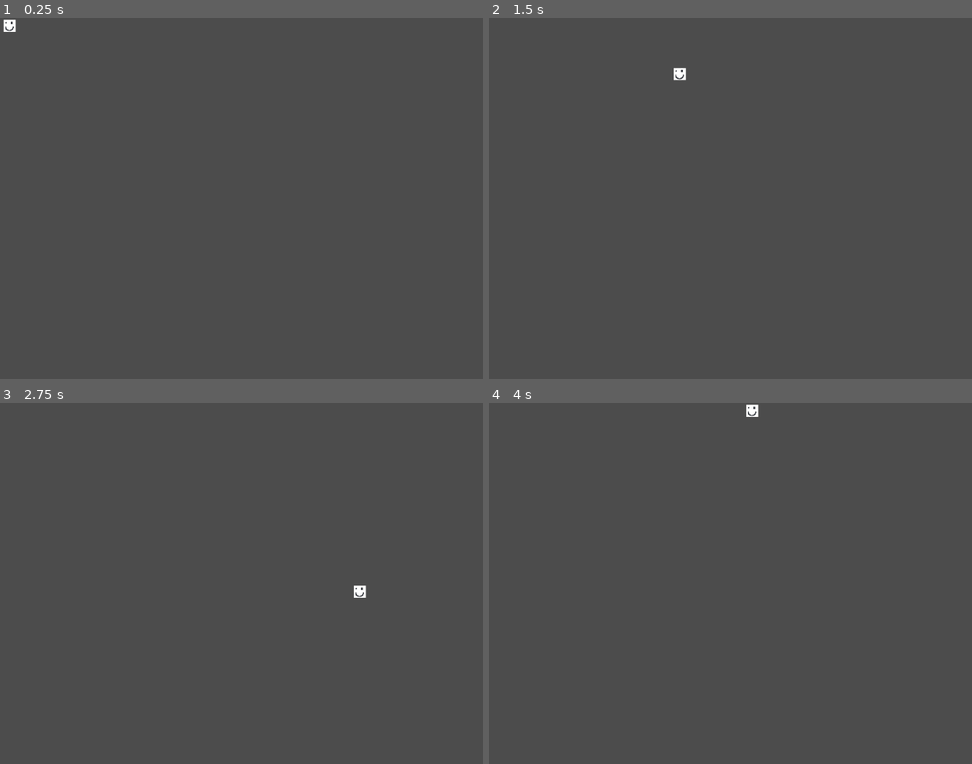
Above: before the commit, frames 1-4 (two rows, left to right).
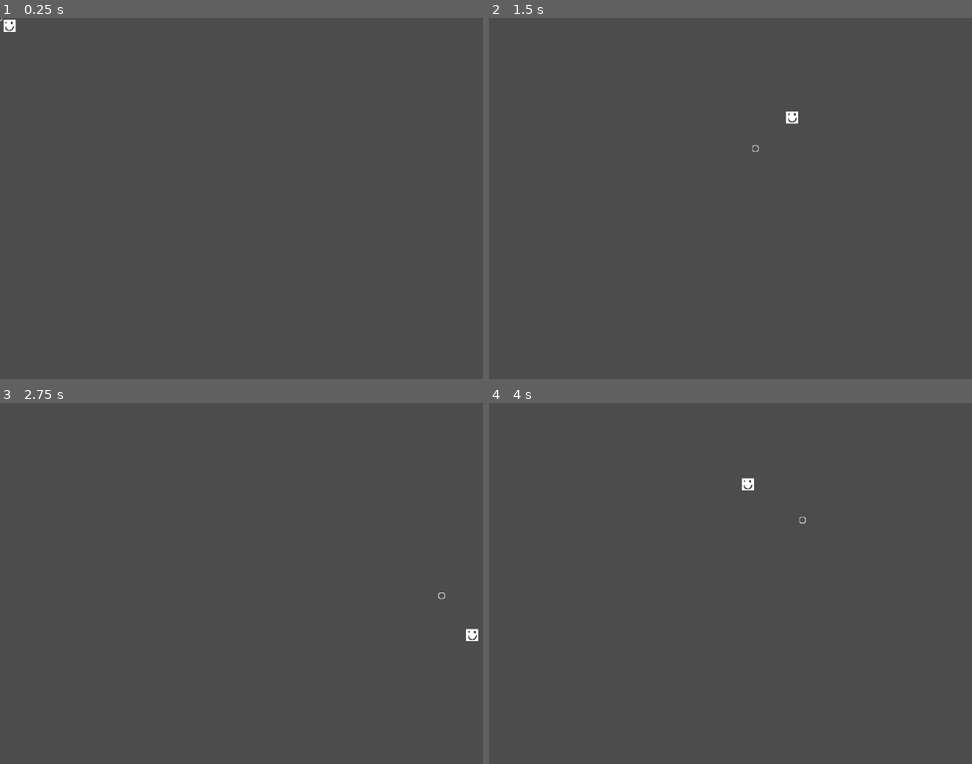
Above: after the commit, the same moments.

Repository: ottomated/codeday-2019
Game: Godot game, scene res://Board.tscn
Same seed, same stepped clock (60 frames per second), same inputs: the game is played once before the commit and once after it.
Inputs (mouse positions are in pixels of both pictures, inside the frame that each line leads up to):
- Up to frame 1 (0.25 s): no input
- Up to frame 2 (1.5 s): tap Enter at 0.5 s; move the mouse to (933, 180) at 0.52 s; hold Right (ui_right) 0.53-1.28 s; click (933, 180) at 0.67 s; move the mouse to (672, 216) at 1.27 s; hold Down (ui_down) from 1.28 s (still down); click (672, 216) at 1.42 s
- Up to frame 3 (2.75 s): move the mouse to (371, 504) at 2.02 s; release Down (ui_down) at 2.03 s; hold Right (ui_right) from 2.03 s (still down); click (371, 504) at 2.17 s
- Up to frame 4 (4 s): move the mouse to (769, 655) at 2.77 s; release Right (ui_right) at 2.78 s; hold Up (ui_up) 2.78-3.53 s; click (769, 655) at 2.92 s; move the mouse to (outside the picture) at 3.52 s; hold Left (ui_left) from 3.53 s (still down); click (outside the picture) at 3.67 s

The runs differ from the first frame. In frame 1, less than 0.1% of the frame differs, in the area x 0-1%, y 0-1%; in frame 2, 0.2%, in the area x 38-64%, y 13-38%; in frame 3, 0.2%; in frame 4, 0.2%.

Commit message:
basic dash and indicator

Diff:
--- a/Board.tscn
+++ b/Board.tscn
@@ -1,23 +1,7 @@
-[gd_scene load_steps=4 format=2]
+[gd_scene load_steps=2 format=2]
 
-[ext_resource path="res://Player.gd" type="Script" id=1]
-[ext_resource path="res://player.png" type="Texture" id=2]
-
-[sub_resource type="RectangleShape2D" id=1]
+[ext_resource path="res://Player.tscn" type="PackedScene" id=1]
 
 [node name="Board" type="Node2D"]
 
-[node name="Player" type="KinematicBody2D" parent="."]
-position = Vector2( 15.6906, 13.3661 )
-script = ExtResource( 1 )
-__meta__ = {
-"_edit_group_": true
-}
-
-[node name="CollisionShape2D" type="CollisionShape2D" parent="Player"]
-shape = SubResource( 1 )
-
-[node name="Sprite" type="Sprite" parent="Player"]
-position = Vector2( 0.0215263, 0.039459 )
-scale = Vector2( 0.311547, 0.310912 )
-texture = ExtResource( 2 )
+[node name="Player" parent="." instance=ExtResource( 1 )]
--- /dev/null
+++ b/Player.tscn
@@ -0,0 +1,26 @@
+[gd_scene load_steps=5 format=2]
+
+[ext_resource path="res://scripts/Player.gd" type="Script" id=1]
+[ext_resource path="res://images/player.png" type="Texture" id=2]
+[ext_resource path="res://images/pointer.png" type="Texture" id=3]
+
+[sub_resource type="RectangleShape2D" id=1]
+
+[node name="Player" type="KinematicBody2D"]
+position = Vector2( 15.6906, 13.3661 )
+script = ExtResource( 1 )
+__meta__ = {
+"_edit_group_": true
+}
+
+[node name="CollisionShape2D" type="CollisionShape2D" parent="."]
+shape = SubResource( 1 )
+
+[node name="Sprite" type="Sprite" parent="."]
+position = Vector2( 0.0215263, 0.039459 )
+scale = Vector2( 0.311547, 0.310912 )
+texture = ExtResource( 2 )
+
+[node name="Direction Indicator" type="Sprite" parent="."]
+position = Vector2( -15.6906, -13.3661 )
+texture = ExtResource( 3 )
--- a/Player.gd
+++ b/scripts/Player.gd
@@ -3,12 +3,22 @@
 # Declare member variables here. Examples:
 # var a = 2
 # var b = "text"
+
+var directionIndicator
+
 export var speed = 400
+export var dash_distance = 200
+export var dash_cooldown = 2.0
+
+var time_to_dash
 var screen_size
+var direction
 
 # Called when the node enters the scene tree for the first time.
 func _ready():
+	time_to_dash = 0.0
 	screen_size = get_viewport_rect().size
+	directionIndicator = get_node("Direction Indicator")
 
 # Called every frame. 'delta' is the elapsed time since the previous frame.
 func _process(delta):
@@ -25,3 +35,22 @@
 	position += velocity * delta
 	position.x = clamp(position.x, 0, screen_size.x)
 	position.y = clamp(position.y, 0, screen_size.y)
+	time_to_dash -= delta
+	print(time_to_dash)
+	get_direction()
+
+func _input(event):
+	if event is InputEventMouseButton && time_to_dash <= 0:
+		dash()
+
+func get_direction():
+	var mouse_position = get_viewport().get_mouse_position()
+	direction = (mouse_position - position)
+	directionIndicator.position = 5*sqrt(direction.length())*direction.normalized()
+	direction = direction.normalized()
+
+
+func dash():
+	move_and_collide(dash_distance*direction, true)
+	time_to_dash = dash_cooldown
+	pass
Renamed: icon.png -> images/icon.png
Not shown, changed: images/icon.png.import
Renamed: player.png -> images/player.png
Not shown, added: images/player.png.import
Binary file added: images/pointer.png
Not shown, changed: images/pointer.png.import
